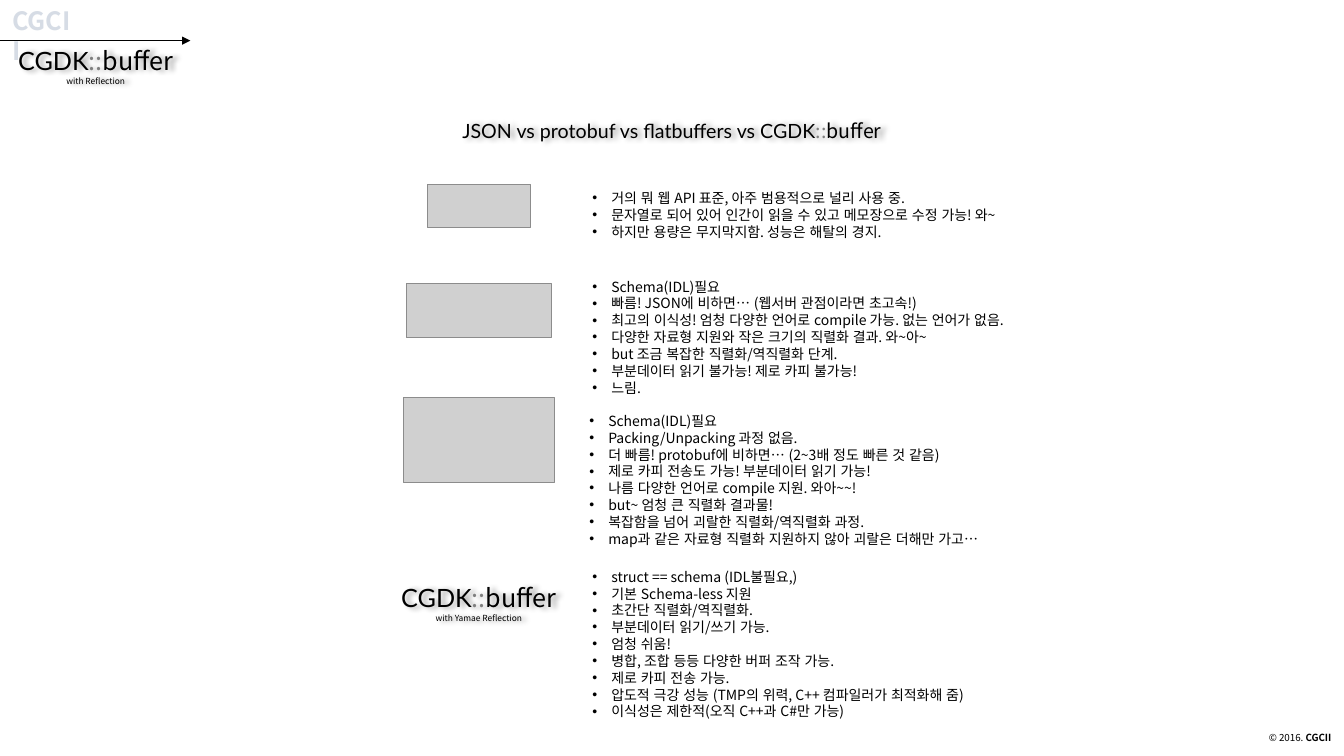
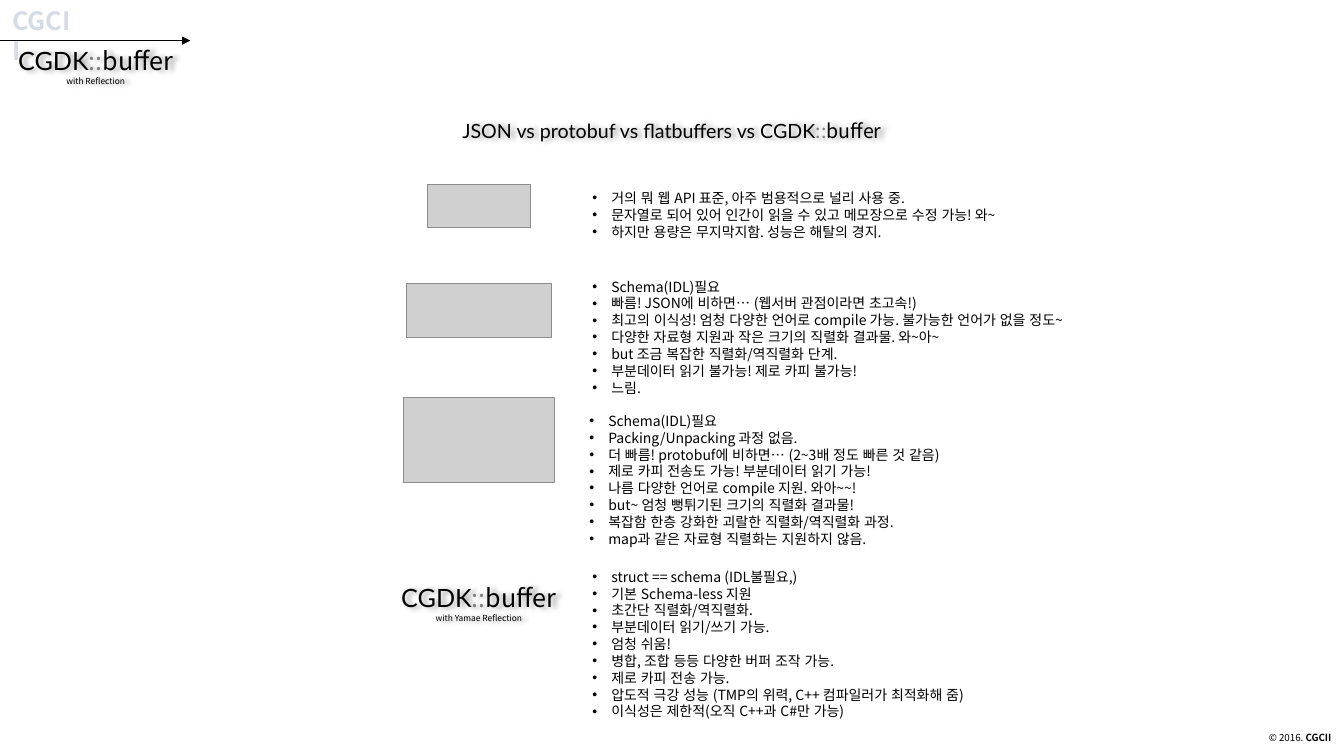
Before and after one commit to CGLabs/CGDK.buffer, a slide deck: slide 61 of C++/document/intruduce_CGDK.buffer.pptx. Drawn at 1344x756 pixels with LibreOffice and Linux fonts; fonts in the diff are those of the drawing; grey boxes stand for pictures. Boxes give left, top, right and bottom in pixels: in the first picture for what was removed or moved away, otherwise in the second. Text is boxed around its words. In the diff, an @@ line names an element or a change of style, - is before the commit and + after.

```diff
--- a/C++/document/intruduce_CGDK.buffer.pptx
+++ b/C++/document/intruduce_CGDK.buffer.pptx
@@ text at (611, 313, 1062, 343): text changed @@
-• 최고의 이식성! 엄청 다양한 언어로 compile 가능. 없는 언어가 없음.
-• 다양한 자료형 지원와 작은 크기의 직렬화 결과. 와~아~
+• 최고의 이식성! 엄청 다양한 언어로 compile 가능. 불가능한 언어가 없을 정도~
+• 다양한 자료형 지원과 작은 크기의 직렬화 결과물. 와~아~
@@ text at (608, 496, 894, 547): text changed @@
-• but~ 엄청 큰 직렬화 결과물!
-• 복잡함을 넘어 괴랄한 직렬화/역직렬화 과정.
-• map과 같은 자료형 직렬화 지원하지 않아 괴랄은 더해만 가고…
+• but~ 엄청 뻥튀기된 크기의 직렬화 결과물!
+• 복잡함 한층 강화한 괴랄한 직렬화/역직렬화 과정.
+• map과 같은 자료형 직렬화는 지원하지 않음.
```
Also in this commit, not shown: 34 other slides changed.
